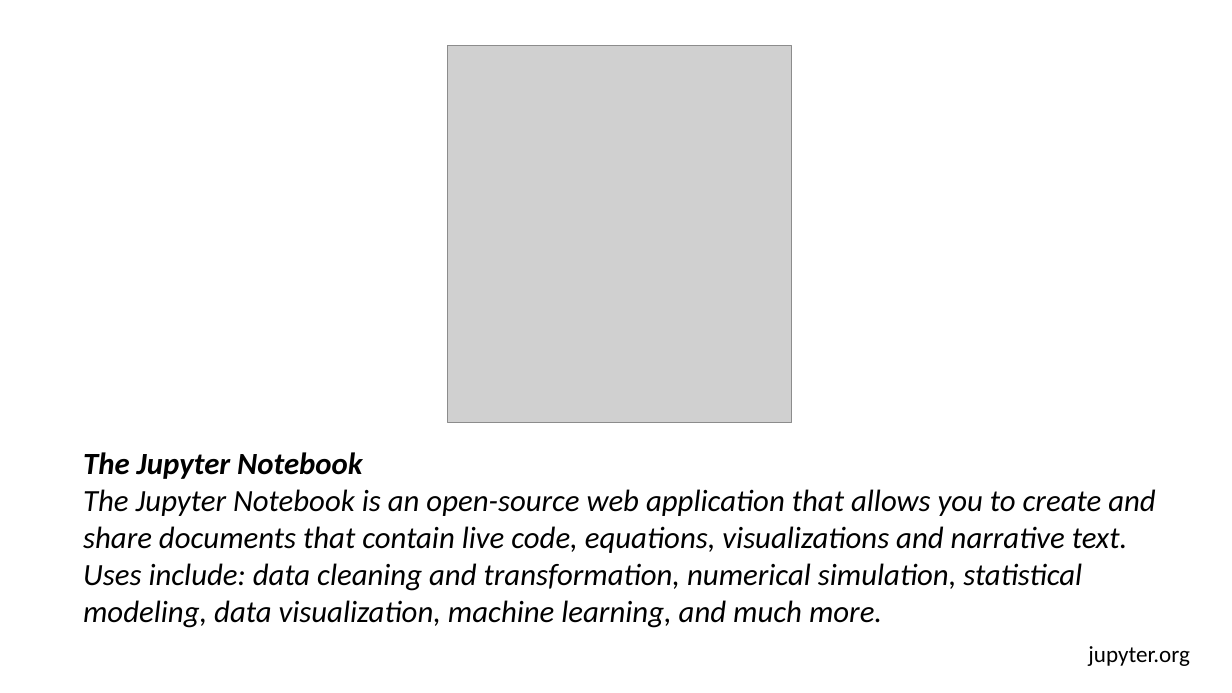
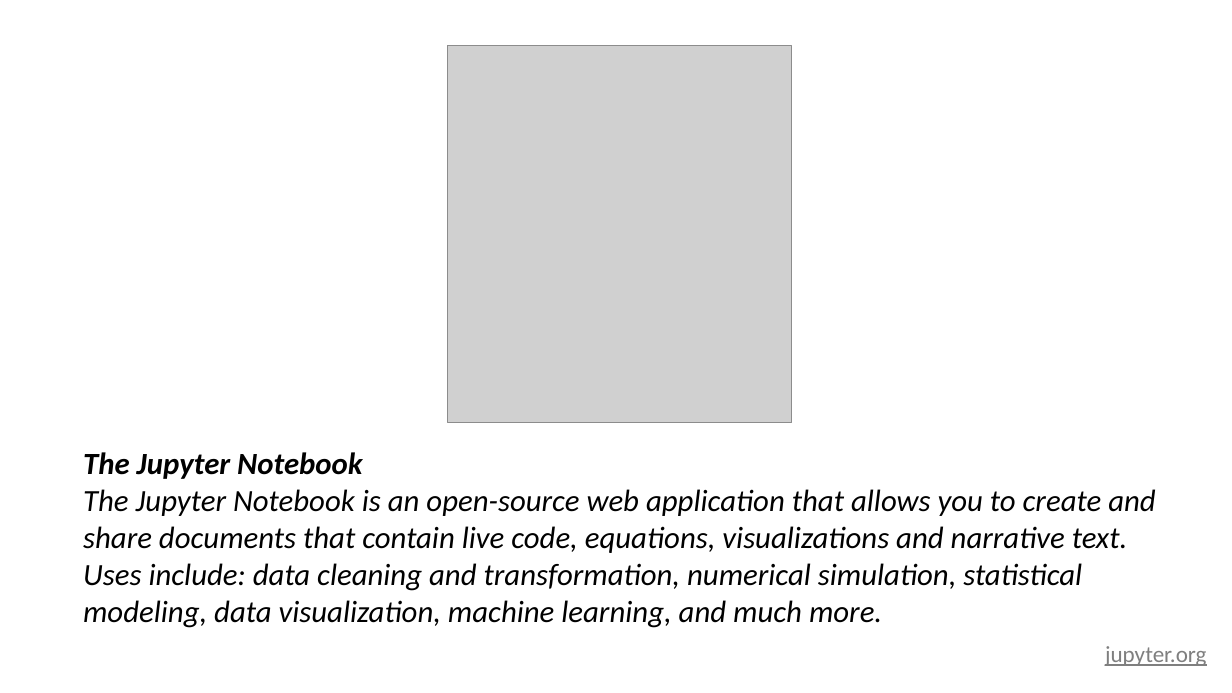
Before and after one commit to gsbrodal/gsbrodal.github.io, a slide deck: slide 19 of ipsa/slides/optimization.pptx. Drawn at 1232x693 pixels with LibreOffice and Linux fonts; fonts in the diff are those of the drawing; grey boxes stand for pictures. Boxes give left, top, right and bottom in pixels: in the first picture for what was removed or moved away, otherwise in the second. Text is boxed around its words. In the diff, an @@ line names an element or a change of style, - is before the commit and + after.

```diff
--- a/ipsa/slides/optimization.pptx
+++ b/ipsa/slides/optimization.pptx
@@ text "jupyter.org": place and size @@
-text "jupyter.org" at [1088, 646, 1189, 666]
+text "jupyter.org" at [1105, 646, 1206, 666]
@@ text "jupyter.org" at [1105, 646, 1206, 666]: text colour #000000 to #7F7F7F, underline on @@
```
Also in this commit, not shown: 1 other slide changed, 4 other files.
